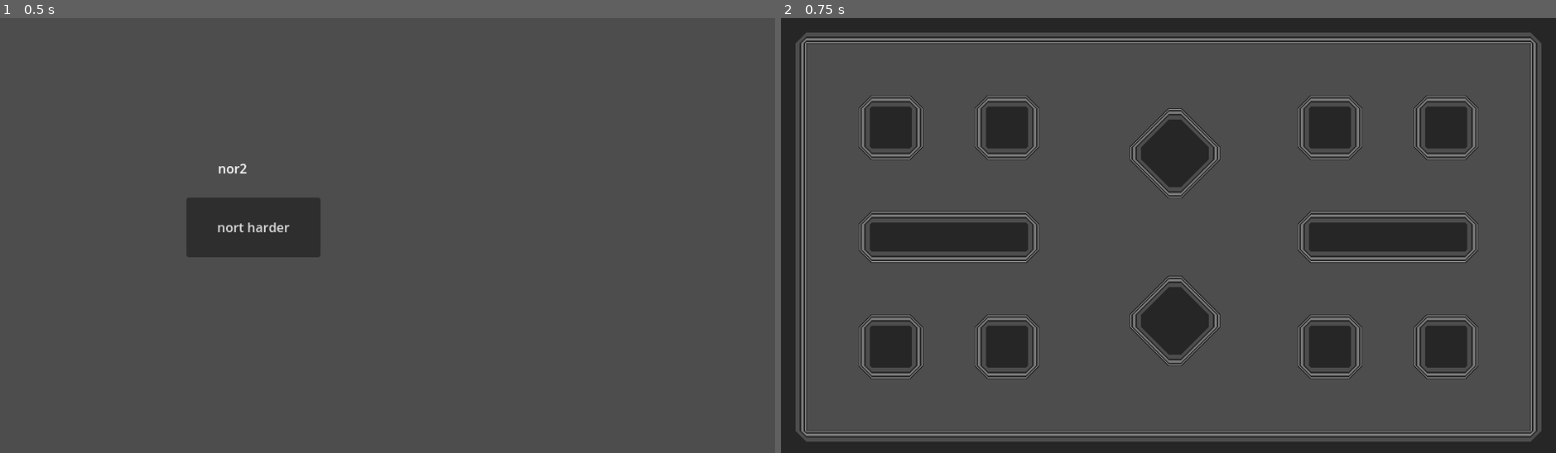
Above: before the commit, frames 1-2 (left to right).
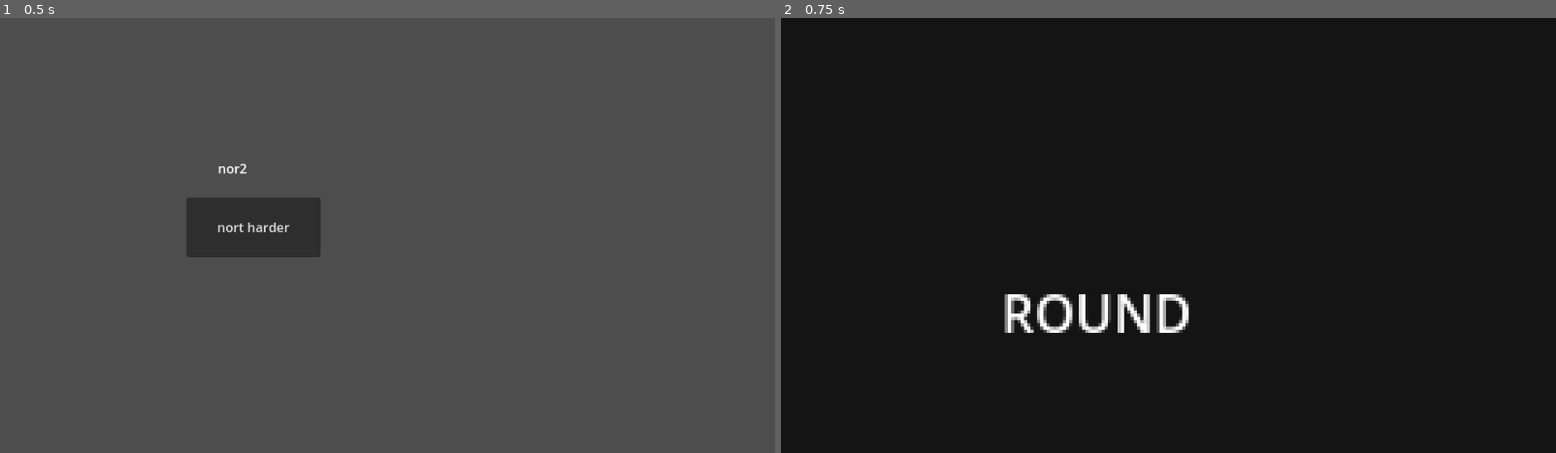
Above: after the commit, the same moments.

Repository: catgirl-software/nor2
Game: Godot game, scene res://scenes/game_scenes/title.tscn
Same seed, same stepped clock (60 frames per second), same inputs: the game is played once before the commit and once after it. This scene is started directly instead of the project's main scene.
Inputs:
- Up to frame 1 (0.5 s): no input
- Up to frame 2 (0.75 s): click "nort harder" at 0.5 s

Frame 1 is identical in both runs. In frame 2, 80% of the frame differs, in the area x 1-99%, y 3-98%.

Commit message:
Add autoloads for managing score and rounds

Diff:
--- /dev/null
+++ b/autoloads/round_handler.gd
@@ -0,0 +1,20 @@
+extends Node
+
+@onready var intermission = preload("res://scenes/game_scenes/intermission.tscn")
+@onready var level = preload("res://scenes/game_scenes/map1.tscn")
+
+var round : int
+
+func start():
+	round = 0
+	go_to_intermission()
+
+func get_round_number():
+	return round
+
+func go_to_intermission():
+	round += 1
+	get_tree().change_scene_to_packed(intermission)
+
+func go_to_level():
+	get_tree().change_scene_to_packed(intermission)
--- /dev/null
+++ b/autoloads/score_tracker.gd
@@ -0,0 +1,18 @@
+extends Node
+
+
+var scores : Dictionary
+var threshold : int
+
+signal game_over(winner: int)
+
+func initialise(teams: Array[int], threshold: int = 10):
+	scores.clear()
+	for team in teams:
+		scores[team] = []
+	self.threshold = threshold
+
+func score(killer: int, victim: int):
+	scores[killer].append(victim)
+	if scores[killer].length() >= threshold:
+		game_over.emit(killer)
--- a/project.godot
+++ b/project.godot
@@ -20,6 +20,8 @@
 BetterTerrain="*res://addons/better-terrain/BetterTerrain.gd"
 DiscManager="*res://sprites/disc_manager.gd"
 Events="*res://sprites/Events.gd"
+ScoreTracker="*res://autoloads/score_tracker.gd"
+RoundHandler="*res://autoloads/round_handler.gd"
 
 [display]
 
--- /dev/null
+++ b/scenes/game_scenes/intermission.tscn
@@ -0,0 +1,67 @@
+[gd_scene load_steps=4 format=3 uid="uid://cgjw1dy3rhbc7"]
+
+[sub_resource type="GDScript" id="GDScript_75p46"]
+resource_name = "intermission"
+script/source = "extends Control
+
+func add_round_number():
+	$RichTextLabel.text += \" \" + str(RoundHandler.get_round_number())
+
+func next_round():
+	RoundHandler.go_to_level()
+"
+
+[sub_resource type="Animation" id="Animation_kqas1"]
+resource_name = "do_the_thing"
+tracks/0/type = "method"
+tracks/0/imported = false
+tracks/0/enabled = true
+tracks/0/path = NodePath(".")
+tracks/0/interp = 1
+tracks/0/loop_wrap = true
+tracks/0/keys = {
+"times": PackedFloat32Array(0.3, 1),
+"transitions": PackedFloat32Array(1, 1),
+"values": [{
+"args": [],
+"method": &"add_round_number"
+}, {
+"args": [],
+"method": &"next_round"
+}]
+}
+
+[sub_resource type="AnimationLibrary" id="AnimationLibrary_majwe"]
+_data = {
+"do_the_thing": SubResource("Animation_kqas1")
+}
+
+[node name="intermission" type="Control"]
+layout_mode = 3
+anchors_preset = 15
+anchor_right = 1.0
+anchor_bottom = 1.0
+grow_horizontal = 2
+grow_vertical = 2
+script = SubResource("GDScript_75p46")
+
+[node name="ColorRect" type="ColorRect" parent="."]
+layout_mode = 1
+anchors_preset = -1
+anchor_right = 1.0
+anchor_bottom = 1.0
+color = Color(0.0784314, 0.0784314, 0.0784314, 1)
+
+[node name="RichTextLabel" type="RichTextLabel" parent="."]
+layout_mode = 0
+offset_left = 273.0
+offset_top = 319.0
+offset_right = 448.0
+offset_bottom = 396.0
+scale = Vector2(4, 4)
+text = "ROUND"
+
+[node name="AnimationPlayer" type="AnimationPlayer" parent="."]
+libraries = {
+"": SubResource("AnimationLibrary_majwe")
+}
--- a/scenes/game_scenes/title.tscn
+++ b/scenes/game_scenes/title.tscn
@@ -7,7 +7,7 @@
 @onready var level = preload(\"res://scenes/game_scenes/map1.tscn\")
 
 func start_game():
-	get_tree().change_scene_to_packed(level)
+	RoundHandler.start()
 "
 
 [node name="title" type="Control"]
